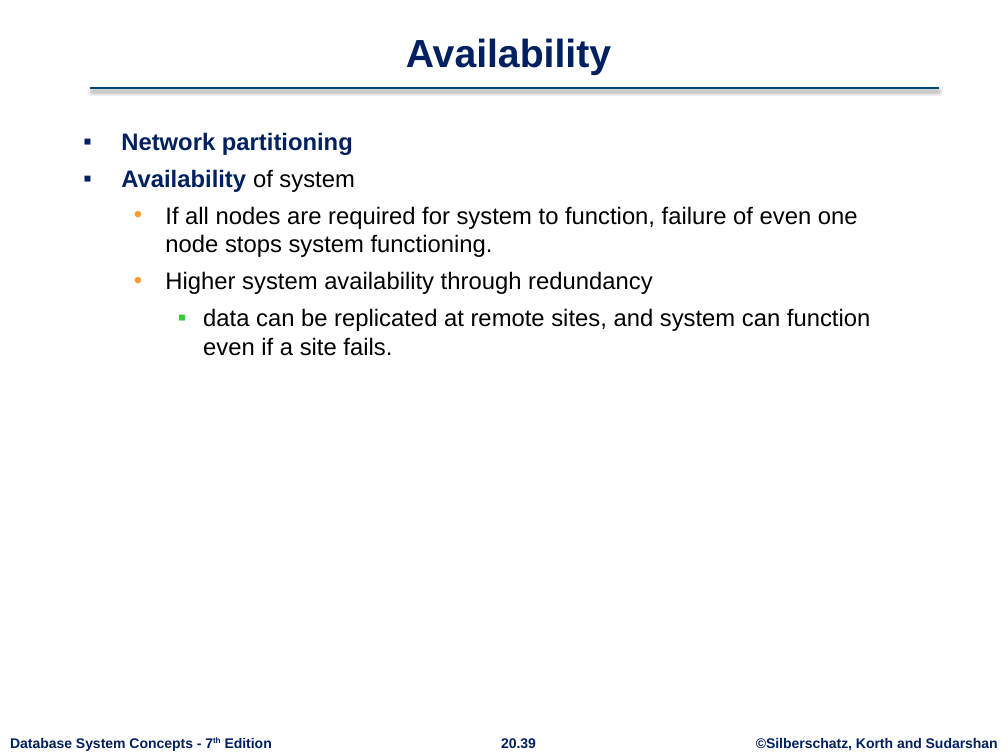
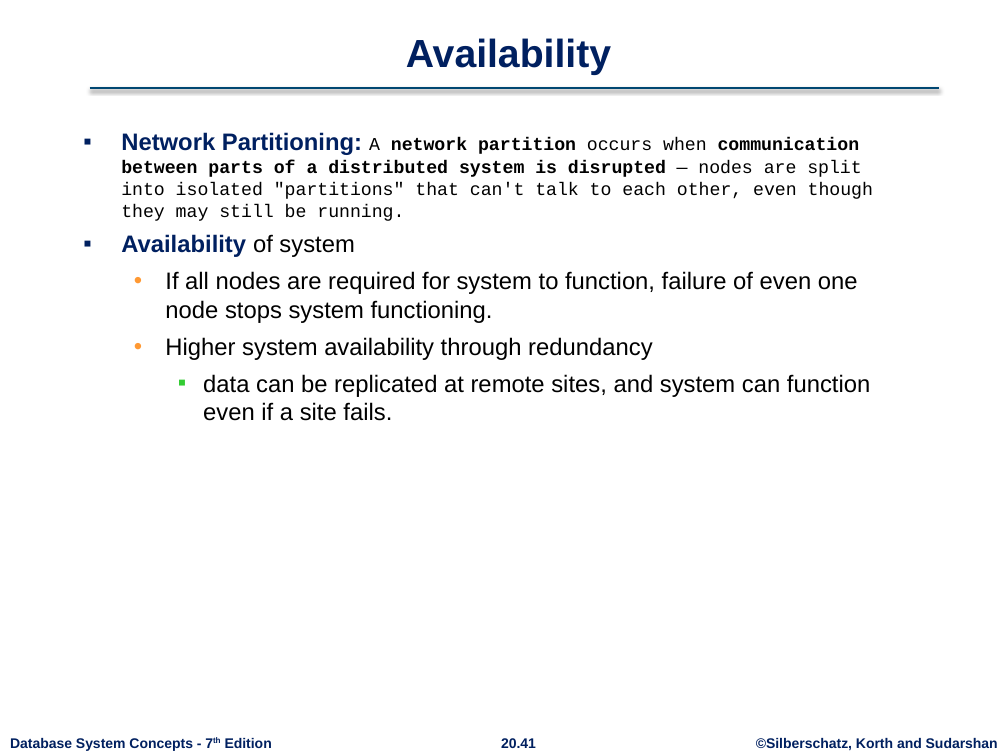
Before and after one commit to rizveeredwan/course-contents, a slide deck: slide 41 of CSE-3104/Slides/ch20.pptx (slide 39 before the commit). Drawn at 1008x756 pixels with LibreOffice and Linux fonts; fonts in the diff are those of the drawing; background and template pictures are left out. Boxes give left, top, right and bottom in pixels: in the first picture for what was removed or moved away, otherwise in the second. Text is boxed around its words. In the diff, an @@ line names an element or a change of style, - is before the commit and + after.

```diff
--- a/CSE-3104/Slides/ch20.pptx
+++ b/CSE-3104/Slides/ch20.pptx
@@ text at (x1=121, y1=132, x2=873, y2=221): text changed; size 17 to 13 pt; font Arial to Courier New; text colour #002060 to #000000; bold off @@
-▪ Network partitioning
+▪ Network Partitioning: A network partition occurs when communication between parts of a distributed system is disrupted — nodes are split into isolated "partitions" that can't talk to each other, even though they may still be running.
@@ page number at (x1=501, y1=738, x2=536, y2=748): text changed @@
-20.39
+20.41
```
Also in this commit, not shown: 9 other slides changed, 4 slides added, 2 slides removed.
